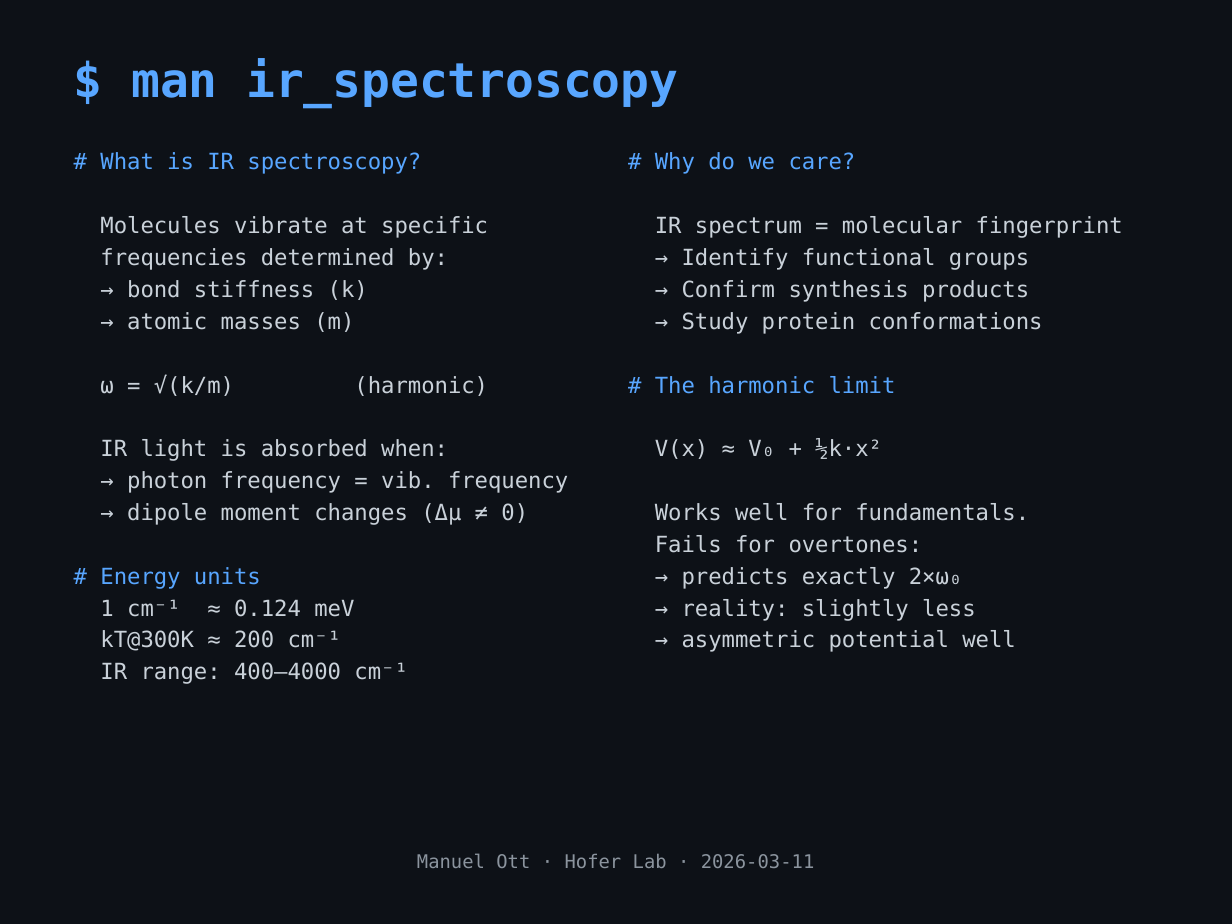
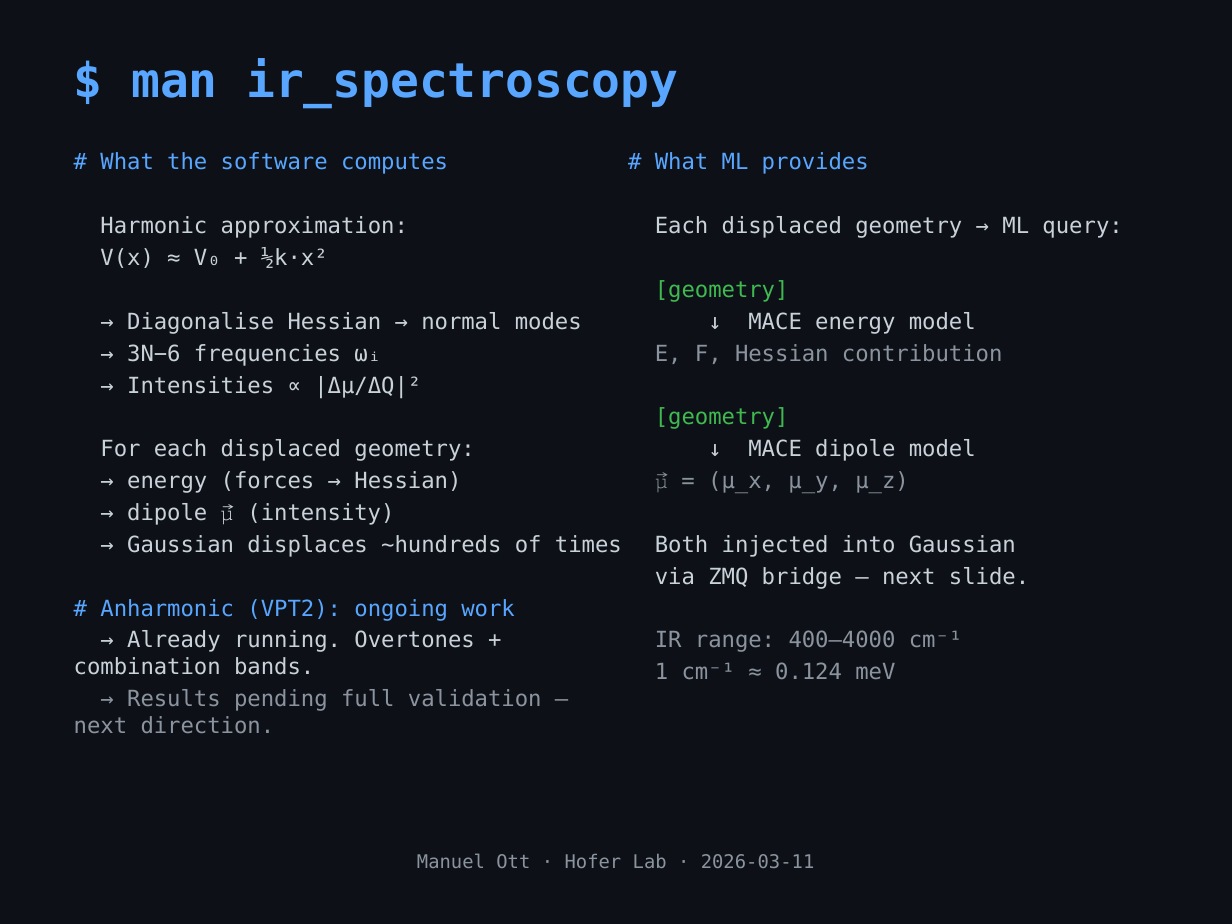
Before and after one commit to mott91/mace_gaussian_interface, a slide deck: slide 3 of presentation/presentation_v2.pptx. Drawn at 1232x924 pixels with LibreOffice and Linux fonts; fonts in the diff are those of the drawing. Boxes give left, top, right and bottom in pixels: in the first picture for what was removed or moved away, otherwise in the second. Text is boxed around its words. In the diff, an @@ line names an element or a change of style, - is before the commit and + after.

```diff
--- a/presentation/presentation_v2.pptx
+++ b/presentation/presentation_v2.pptx
@@ text at (74,152,622,733): text changed @@
-# What is IR spectroscopy?
-Molecules vibrate at specific
-frequencies determined by:
-→ bond stiffness (k)
-→ atomic masses (m)
-ω = √(k/m) (harmonic)
-IR light is absorbed when:
-→ photon frequency = vib. frequency
-→ dipole moment changes (Δμ ≠ 0)
-# Energy units
-1 cm⁻¹ ≈ 0.124 meV
-kT@300K ≈ 200 cm⁻¹
-IR range: 400–4000 cm⁻¹
+# What the software computes
+Harmonic approximation:
+V(x) ≈ V₀ + ½k·x²
+→ Diagonalise Hessian → normal modes
+→ 3N−6 frequencies ωᵢ
+→ Intensities ∝ |Δμ/ΔQ|²
+For each displaced geometry:
+→ energy (forces → Hessian)
+→ dipole μ⃗ (intensity)
+→ Gaussian displaces ~hundreds of times
+# Anharmonic (VPT2): ongoing work
+→ Already running. Overtones + combination bands.
+→ Results pending full validation — next direction.
@@ text at (655,152,1122,679): text changed @@
-# Why do we care?
-IR spectrum = molecular fingerprint
-→ Identify functional groups
-→ Confirm synthesis products
-→ Study protein conformations
-# The harmonic limit
-V(x) ≈ V₀ + ½k·x²
-Works well for fundamentals.
-Fails for overtones:
-→ predicts exactly 2×ω₀
-→ reality: slightly less
-→ asymmetric potential well
+# What ML provides
+Each displaced geometry → ML query:
+[geometry]
+↓ MACE energy model
+E, F, Hessian contribution
+[geometry]
+↓ MACE dipole model
+μ⃗ = (μ_x, μ_y, μ_z)
+Both injected into Gaussian
+via ZMQ bridge — next slide.
+IR range: 400–4000 cm⁻¹
+1 cm⁻¹ ≈ 0.124 meV
```
Also in this commit, not shown: 2 other slides changed, 1 other file.
